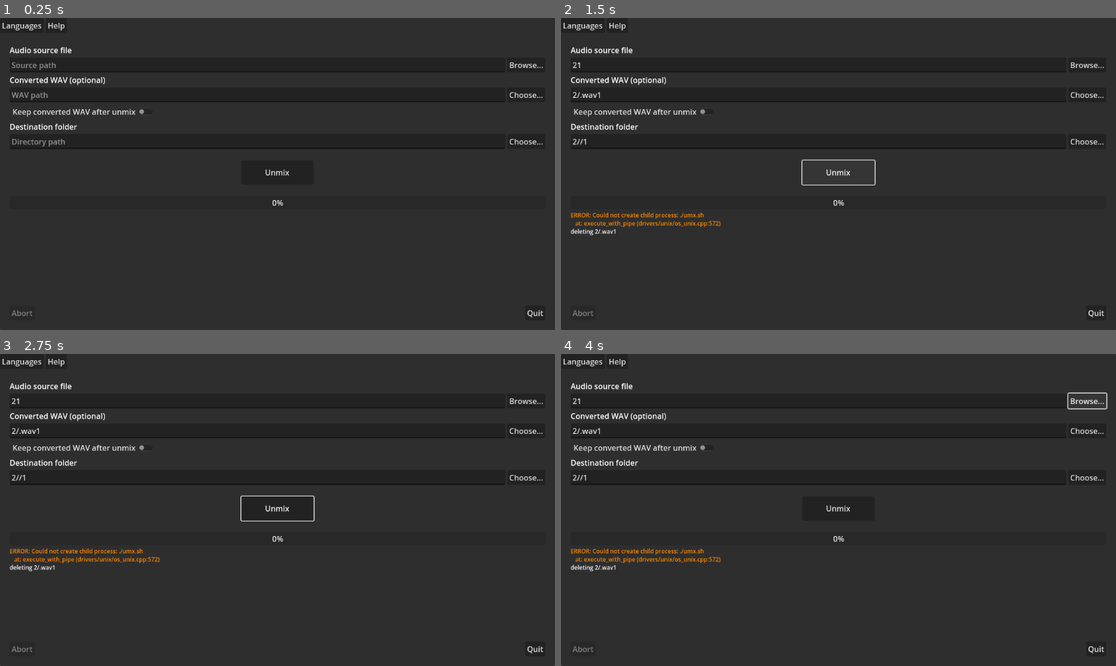
Above: before the commit, frames 1-4 (two rows, left to right).
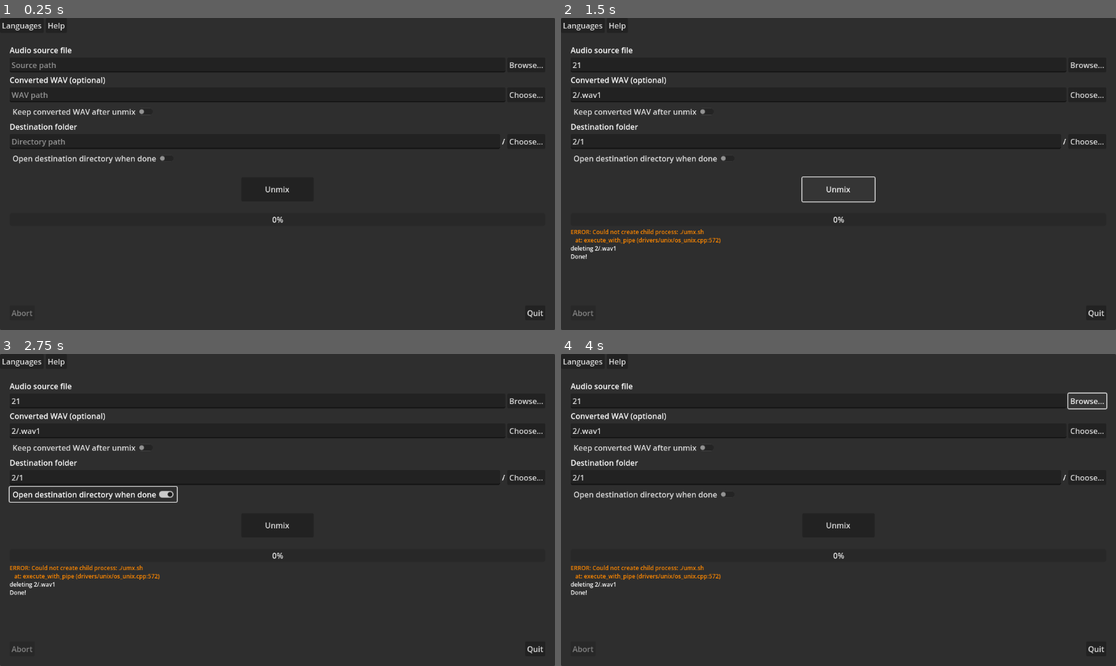
Above: after the commit, the same moments.

Repository: erwan-privat/unmix-gui
Game: Godot game, scene res://main.tscn
Same seed, same stepped clock (60 frames per second), same inputs: the game is played once before the commit and once after it.
Inputs (mouse positions are in pixels of both pictures, inside the frame that each line leads up to):
- Up to frame 1 (0.25 s): no input
- Up to frame 2 (1.5 s): click (816, 64) at 0.52 s; type "12" at 0.6 s; click (816, 96) at 0.75 s; type "12" at 0.83 s; click (816, 142) at 0.98 s; type "12" at 1.07 s; click "Unmix" at 1.25 s
- Up to frame 3 (2.75 s): click (94, 494) at 2 s, where only the run after the commit has a clickable "Open destination directory wh…"
- Up to frame 4 (4 s): click (655, 494) at 2.75 s, where only the run after the commit has a clickable "Open destination directory wh…"; click "Browse..." at 3.5 s

The runs differ from the first frame. In frame 1, 0.4% of the frame differs, in the area x 2-91%, y 38-66%; in frame 2, 1.7%; in frame 3, 1.8%, in the area x 1-91%, y 38-78%; in frame 4, 1.4%.

Commit message:
pyinstaller umx finally works

Diff:
--- a/src/main.gd
+++ b/src/main.gd
@@ -80,7 +80,7 @@
 
 	%SourceTxt.text = path
 	%WavPathTxt.text = dir + SLASH + fna + DOT + WAV
-	%DirPathTxt.text = dir + SLASH + fna + SLASH
+	%DirPathTxt.text = dir + SLASH
 
 	# FIXME check files/dir exists
 
@@ -98,6 +98,9 @@
 func _on_wav_changed(path: String) -> void:
 	print("wav changed to ", path)
 	%WavPathTxt.text = path
+	var seg := get_dir_name_ext(path)
+	var fna := seg[1]
+	%DirLbl.text = fna + SLASH
 
 
 func _on_dir_browse() -> void:
@@ -165,6 +168,8 @@
 	var open = cf.get_value("", CFG_OPEN)
 	%SourceTxt.text = last if last != null else ""
 	_on_source_changed(%SourceTxt.text)
+	_on_wav_changed(%WavPathTxt.text)
+
 	%KeepWavBtn.button_pressed = \
 			keep if keep != null else false
 	%OpenDirBtn.button_pressed = \
@@ -174,7 +179,7 @@
 ## Return an array containing the conversion from the string
 ## "/full/path/filename.ext" to ["/full/path", "filename",
 ## "ext"]
-func get_dir_name_ext(path: String) -> Array[String]:
+func get_dir_name_ext(path: String) -> PackedStringArray:
 	var segments := path.split(SLASH)
 	var dir := SLASH.join(segments.slice(0, -1))
 	var fn_seg := segments[-1].split(DOT)
@@ -186,7 +191,7 @@
 func unmix() -> void:
 	var src_path = %SourceTxt.text
 	var wav_path = %WavPathTxt.text
-	var dir_path = %DirPathTxt.text
+	var dir_path = %DirPathTxt.text + %DirLbl.text
 
 	if not (src_path and wav_path and dir_path) \
 			or src_path == "" \
@@ -194,6 +199,8 @@
 			or dir_path == "":
 		error("Invalid paths to unmix")
 		return
+
+	%Console.text = ""
 
 	var params := [src_path, wav_path, dir_path]
 
@@ -229,17 +236,28 @@
 
 
 func finish_shell() -> void:
+	_thread.wait_to_finish()
+
 	if not %KeepWavBtn.button_pressed:
-		var wav = %WavPathTxt.text
-		clog("deleting " + wav)
-		OS.move_to_trash(wav)
+		delete_temp_wav()
 
 	if %OpenDirBtn.button_pressed:
-		var dir = %DirPathTxt.text
-		print("open ", dir)
-		OS.shell_open(dir)
-
+		open_dir()
+
+	clog(tr("Done!"))
 	reset_ui()
+
+
+func delete_temp_wav() -> void:
+	var wav = %WavPathTxt.text
+	clog("deleting " + wav)
+	OS.move_to_trash(wav)
+
+
+func open_dir() -> void:
+	var dir = %DirPathTxt.text + %DirLbl.text
+	print("open ", dir)
+	OS.shell_open(dir)
 
 
 func to_console(c: String):
--- a/src/main.tscn
+++ b/src/main.tscn
@@ -74,6 +74,7 @@
 unique_name_in_owner = true
 layout_mode = 2
 size_flags_horizontal = 0
+button_pressed = true
 text = "Keep converted WAV after unmix"
 
 [node name="DestinationLbl" type="Label" parent="MenuContentVBox/MarginContainer/MainVBox"]
@@ -89,6 +90,10 @@
 size_flags_horizontal = 3
 placeholder_text = "Directory path"
 
+[node name="DirLbl" type="Label" parent="MenuContentVBox/MarginContainer/MainVBox/DestinationHBox"]
+unique_name_in_owner = true
+layout_mode = 2
+
 [node name="DirPathBtn" type="Button" parent="MenuContentVBox/MarginContainer/MainVBox/DestinationHBox"]
 unique_name_in_owner = true
 layout_mode = 2
@@ -96,9 +101,9 @@
 
 [node name="OpenDirBtn" type="CheckButton" parent="MenuContentVBox/MarginContainer/MainVBox"]
 unique_name_in_owner = true
-visible = false
 layout_mode = 2
 size_flags_horizontal = 0
+button_pressed = true
 text = "Open destination directory when done"
 
 [node name="MarginContainer" type="MarginContainer" parent="MenuContentVBox/MarginContainer/MainVBox"]
@@ -123,9 +128,13 @@
 unique_name_in_owner = true
 layout_mode = 2
 size_flags_vertical = 3
+focus_mode = 2
+mouse_default_cursor_shape = 1
 theme_override_font_sizes/normal_font_size = 12
 bbcode_enabled = true
 scroll_following = true
+context_menu_enabled = true
+selection_enabled = true
 
 [node name="FooterHBox" type="HBoxContainer" parent="MenuContentVBox/MarginContainer/MainVBox"]
 layout_mode = 2
--- a/src/translations.csv
+++ b/src/translations.csv
@@ -20,3 +20,4 @@
 Please only drop one file.,Ne déposer qu'un seul fichier à la fois.
 Wrong file mode sent,Mauvais mode de fichier.
 Invalid paths to unmix,Chemin invalide pour démixer
+Done!,Terminé !
Binary file changed: src/translations.fr.translation
Not shown, changed: src/umx.sh
